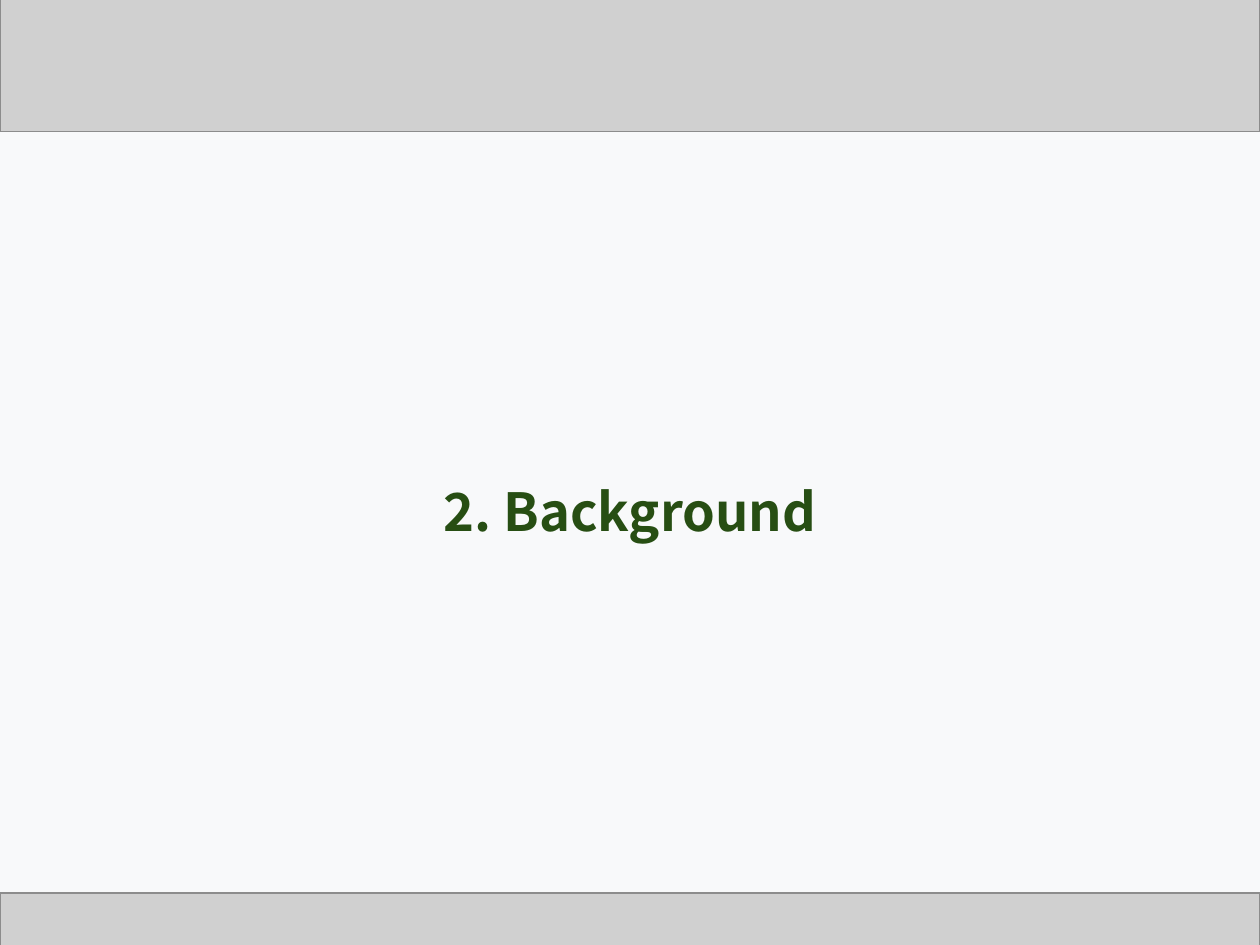
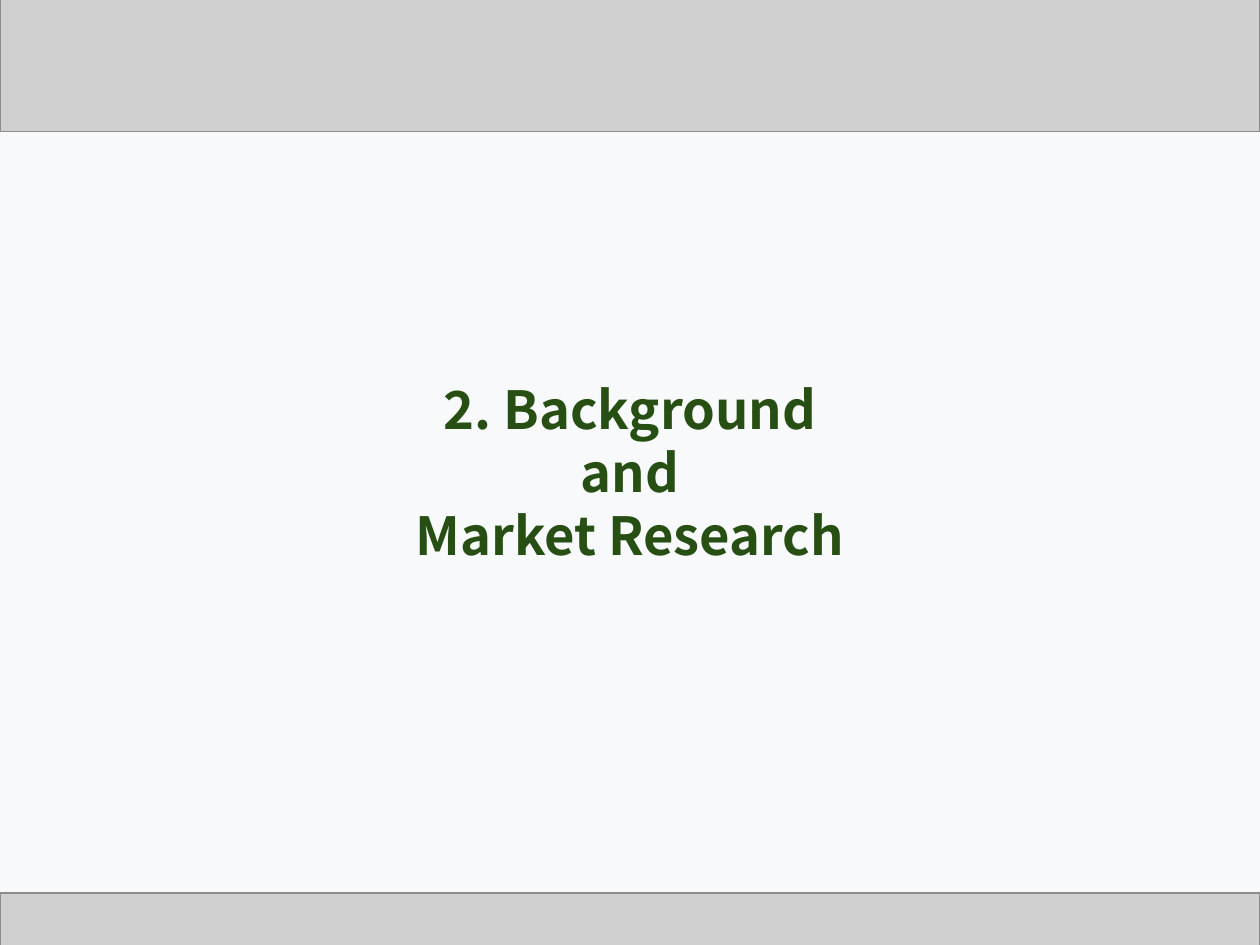
Before and after one commit to Team-GoNaMi/Docs, a slide deck: slide 6 of PPT/Team1_Presentation Material_3rd Week.pptx (slide 5 before the commit). Drawn at 1260x945 pixels with LibreOffice and Linux fonts; fonts in the diff are those of the drawing; grey boxes stand for pictures. Boxes give left, top, right and bottom in pixels: in the first picture for what was removed or moved away, otherwise in the second. Text is boxed around its words. In the diff, an @@ line names an element or a change of style, - is before the commit and + after.

```diff
--- a/PPT/Team1_Presentation Material_3rd Week.pptx
+++ b/PPT/Team1_Presentation Material_3rd Week.pptx
@@ text "2. Background": place and size @@
-text "2. Background" at (444, 489, 816, 544)
+text "2. Background" at (416, 387, 844, 556)
@@ text at (416, 438, 844, 556): paragraphs added @@
+and
+Market Research
```
Also in this commit, not shown: 15 other slides changed, 6 slides added, 1 other file.
